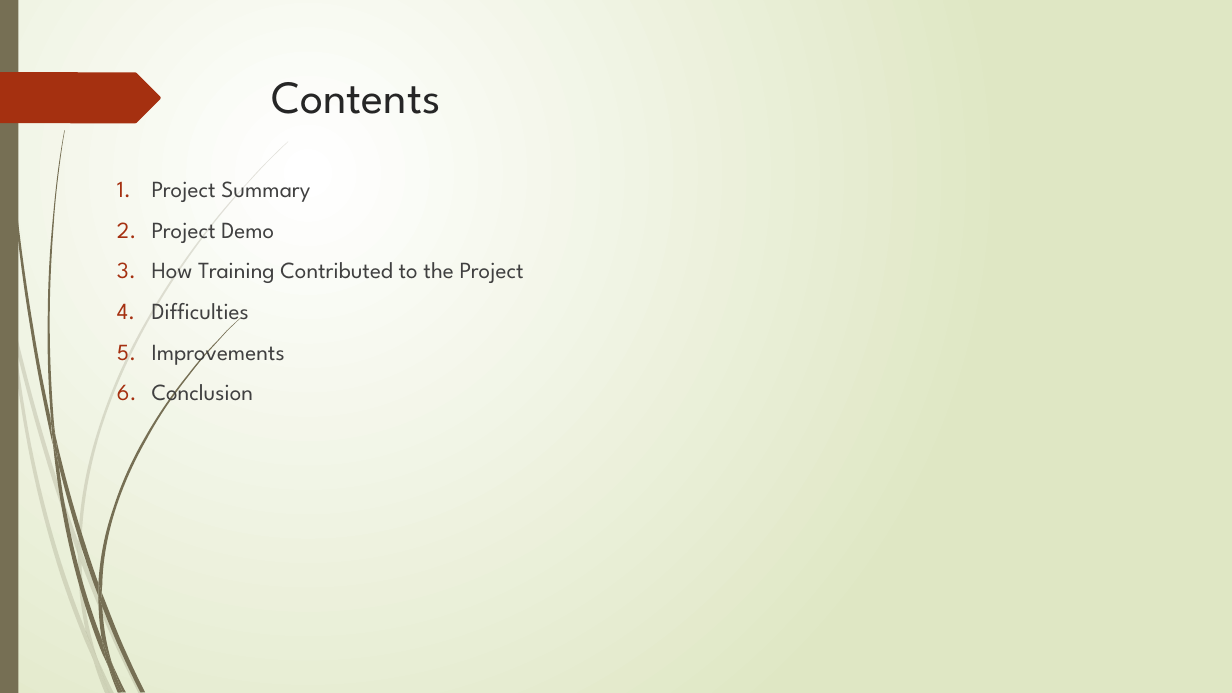
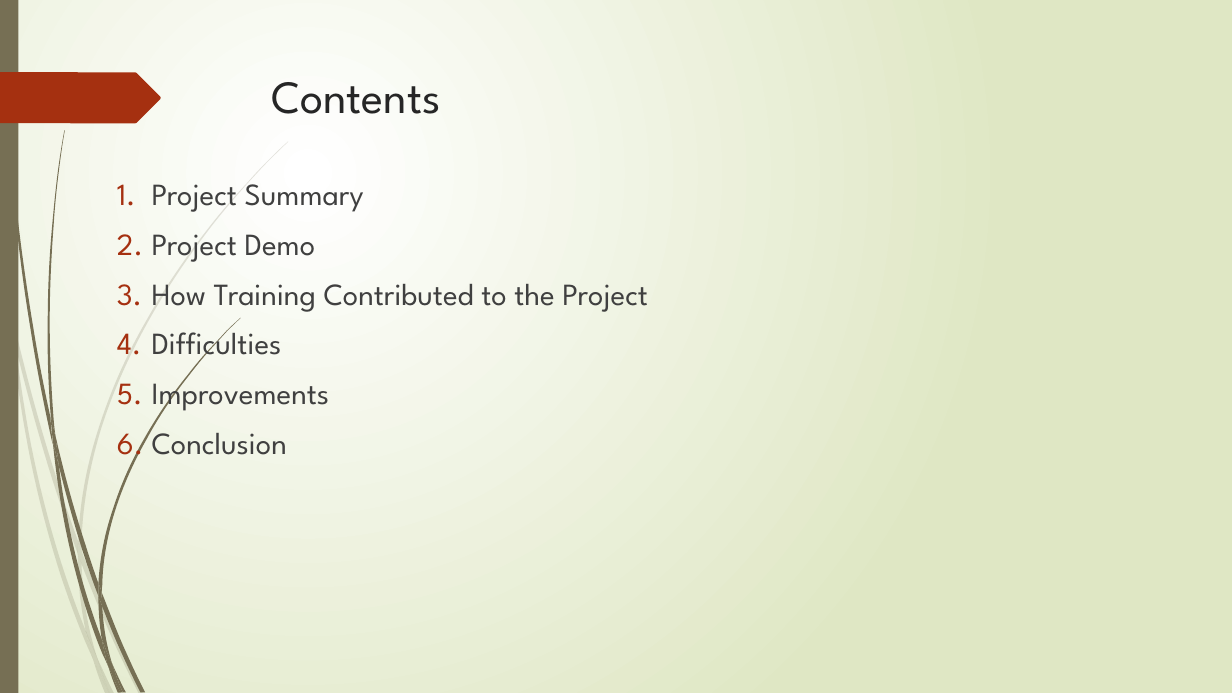
Before and after one commit to RM147/StoryGen, a slide deck: slide 2 of Project Presentation.pptx. Drawn at 1232x693 pixels with LibreOffice and Linux fonts; fonts in the diff are those of the drawing. Boxes give left, top, right and bottom in pixels: in the first picture for what was removed or moved away, otherwise in the second. Text is boxed around its words. In the diff, an @@ line names an element or a change of style, - is before the commit and + after.

```diff
--- a/Project Presentation.pptx
+++ b/Project Presentation.pptx
@@ text "Project Summary" at (x1=152, y1=184, x2=648, y2=455): size 18 to 24 pt @@
```
Also in this commit, not shown: 10 other slides changed.
